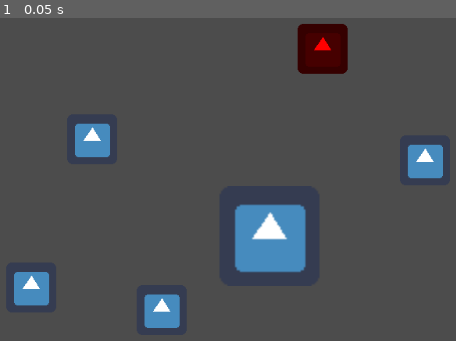
Above: before the commit, frame 1.
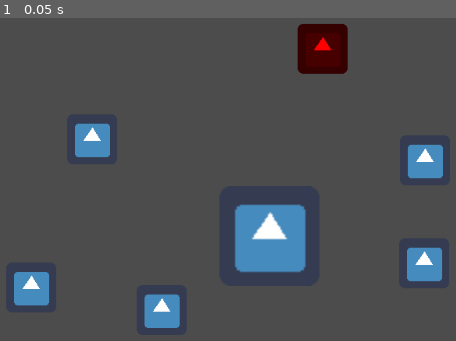
Above: after the commit, the same moment.

Repository: jose-lico/Godot-RenderDoc-Launcher
Game: Godot game, scene res://Example.tscn
Two runs of this game, one before a commit and one after it. Both use one fixed random seed, a clock stepped at 60 frames per second and the inputs below. The engine's default icon, where the game draws it, is replaced by a stand-in: a white triangle on a blue panel in a dark square.
Inputs:
- Up to frame 1 (0.05 s): no input

The runs differ from the first frame. In frame 1, 0.8% of the frame differs, in the area x 89-97%, y 70-82%.

Commit message:
Updated README.md

Diff:
--- a/Example.tscn
+++ b/Example.tscn
@@ -27,6 +27,11 @@
 z_index = 5
 texture = ExtResource( 1 )
 
+[node name="Icon7" type="Sprite" parent="."]
+position = Vector2( 694, 385 )
+z_index = -1
+texture = ExtResource( 1 )
+
 [node name="Icon6" type="Sprite" parent="."]
 position = Vector2( 695, 253 )
 texture = ExtResource( 1 )
Not shown, added: addons/renderdoc_launcher/.github/.gdignore
Binary file added: addons/renderdoc_launcher/.github/RenderDocLauncherButton.png
Binary file added: addons/renderdoc_launcher/.github/RenderDocLauncherExample.png
Binary file added: addons/renderdoc_launcher/.github/RenderDocLauncherLocation.png
Not shown, changed: README.md
